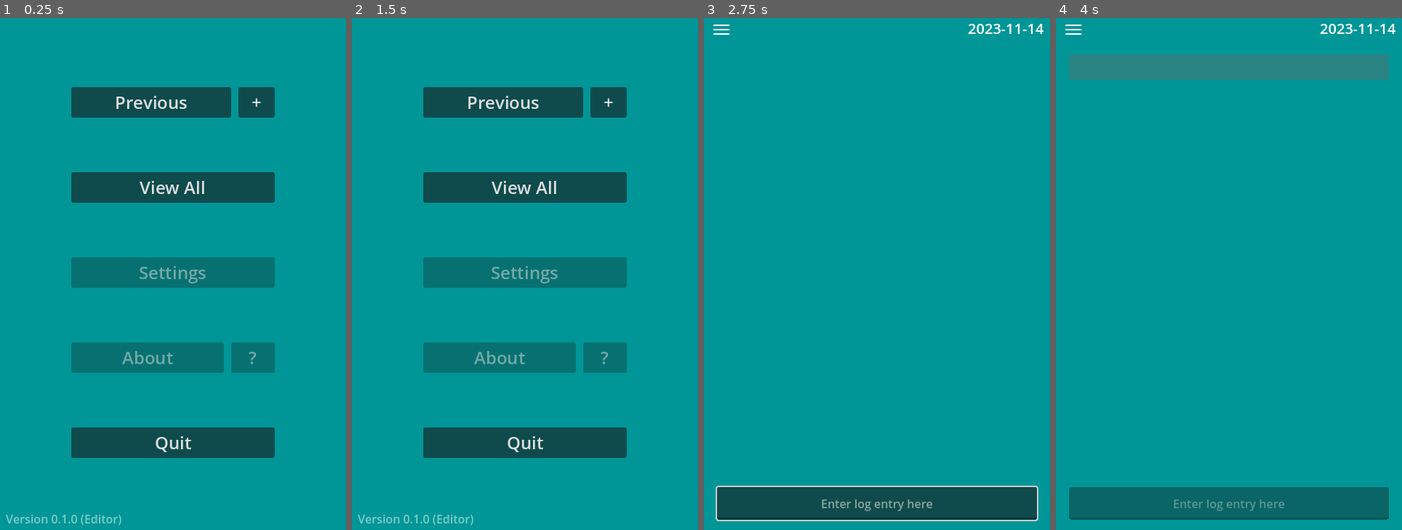
Above: before the commit, frames 1-4 (left to right).
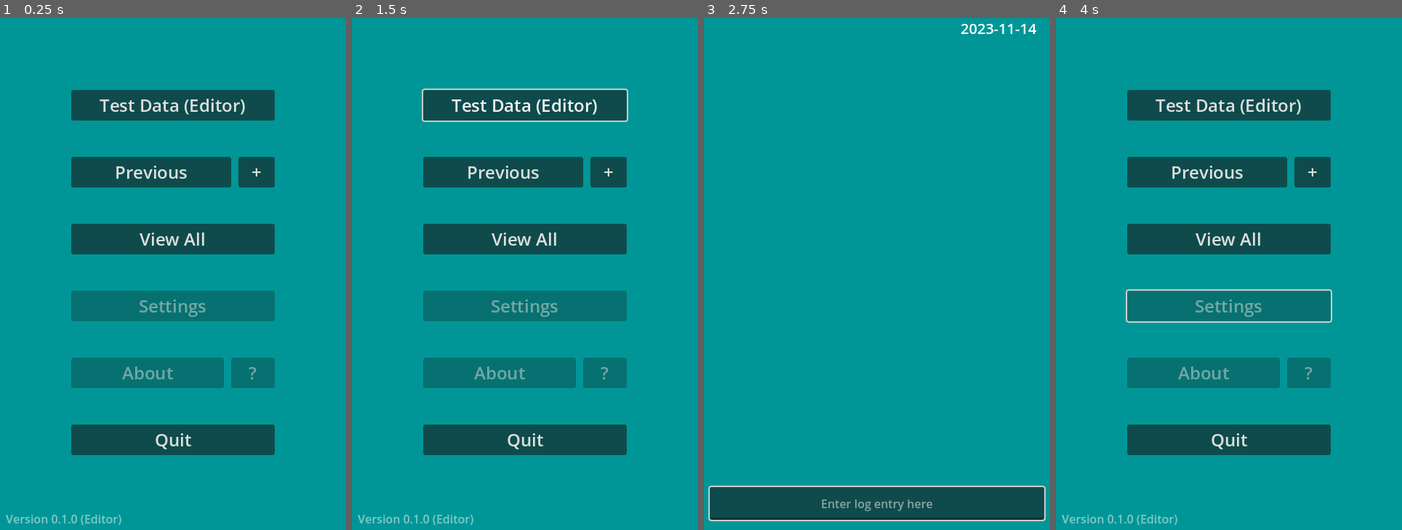
Above: after the commit, the same moments.

Repository: sandorex/timelogger
Game: Godot game, scene res://scenes/ui/menu.tscn
Same seed, same stepped clock (60 frames per second), same inputs: the game is played once before the commit and once after it.
Inputs (mouse positions are in pixels of both pictures, inside the frame that each line leads up to):
- Up to frame 1 (0.25 s): no input
- Up to frame 2 (1.5 s): click (525, 105) at 0.5 s, where only the run after the commit has a clickable "Test Data (Editor)"; click (369, 28) at 1.27 s
- Up to frame 3 (2.75 s): click "Previous" at 2 s
- Up to frame 4 (4 s): tap Enter (enter) at 2.75, 3.6 s; move the mouse to (1305, 248) at 2.77 s; hold Enter (enter) 2.78-3.53 s; click (1305, 248) at 2.92 s; tap Space at 3.5 s; move the mouse to (1159, 299) at 3.52 s; hold Escape (back, bound only after the commit) from 3.53 s (still down); click (1159, 299) at 3.67 s

The runs differ from the first frame. In frame 1, 20% of the frame differs, in the area x 20-80%, y 13-86%; in frame 2, 20%; in frame 3, 0.7%; in frame 4, 32%, in the area x 1-99%, y 1-100%.

Commit message:
Removed buttons and adapted to right click back on PC

Diff:
--- a/autoload/globals.gd
+++ b/autoload/globals.gd
@@ -1,4 +1,4 @@
-extends Node
+extends Node2D
 
 var SCENE_MENU := load("res://scenes/ui/menu.tscn")
 var SCENE_VIEW_CALENDAR := load("res://scenes/ui/view_calendar.tscn")
@@ -12,5 +12,29 @@
 var calendar: LogCalendar
 var collection: LogCollection
 
+var scene_back: PackedScene
+
+func _notification(what: int) -> void:
+	match what:
+		# go to menu on back button
+		NOTIFICATION_WM_GO_BACK_REQUEST:
+			self.go_back()
+
+		# do not waste resources when window is not focused
+		NOTIFICATION_WM_WINDOW_FOCUS_IN:
+			get_tree().paused = false
+		NOTIFICATION_WM_WINDOW_FOCUS_OUT:
+			get_tree().paused = true
+
 func _init() -> void:
 	self.calendar = LogCalendar.try_to_load_saved()
+
+func go_back() -> void:
+	# go back if set or default to menu
+	if self.scene_back:
+		get_tree().change_scene_to_packed.call_deferred(self.scene_back)
+	else:
+		get_tree().change_scene_to_packed.call_deferred(self.SCENE_MENU)
+
+	# reset after use
+	self.scene_back = null
--- a/project.godot
+++ b/project.godot
@@ -38,11 +38,21 @@
 window/handheld/orientation=1
 window/ios/allow_high_refresh_rate=false
 
+[filesystem]
+
+import/blender/enabled=false
+
 [input]
 
 enter={
 "deadzone": 0.5,
 "events": [Object(InputEventKey,"resource_local_to_scene":false,"resource_name":"","device":-1,"window_id":0,"alt_press …(182 unchanged characters)…
+]
+}
+back={
+"deadzone": 0.5,
+"events": [Object(InputEventKey,"resource_local_to_scene":false,"resource_name":"","device":-1,"window_id":0,"alt_pressed":false,"shift_pressed":false,"ctrl_pressed":false,"meta_pressed":false,"pressed":false,"keycode":0,"physical_keycode":4194305,"key_label":0,"unicode":0,"echo":false,"script":null)
+, Object(InputEventMouseButton,"resource_local_to_scene":false,"resource_name":"","device":-1,"window_id":0,"alt_pressed":false,"shift_pressed":false,"ctrl_pressed":false,"meta_pressed":false,"button_mask":2,"position":Vector2(63, 12),"global_position":Vector2(67, 53),"factor":1.0,"button_index":2,"canceled":false,"pressed":true,"double_click":false,"script":null)
 ]
 }
 
--- a/scenes/ui/edit_collection.gd
+++ b/scenes/ui/edit_collection.gd
@@ -9,8 +9,6 @@
 
 func _init() -> void:
 	Globals.collection.log_entry_added.connect(self._on_log_added)
-
-	# TODO set size so android phones with cutouts or cameras show nicely
 
 func _ready() -> void:
 	self.date_label.text = Globals.collection.name
@@ -30,9 +28,11 @@
 		self.line_edit.visible = false
 		self.time_elapsed_label.visible = false
 
-		# just in case disable key press actions
-		self.set_process_input(false)
+		# just in case disable process
 		self.set_process(false)
+
+		# go back to view all instead of menu
+		Globals.scene_back = Globals.SCENE_VIEW_CALENDAR
 
 func _on_log_added(new_log: LogEntry) -> void:
 	self.container.add_child(Globals.SCENE_UI_LOG_ENTRY_CONTROL.instantiate().init_from(new_log))
@@ -50,15 +50,12 @@
 func _process(_delta: float) -> void:
 	self.refresh_screen()
 
-	# adapt to virtual keyboard
-	if DisplayServer.has_feature(DisplayServer.FEATURE_VIRTUAL_KEYBOARD):
-		var keyboard_height := DisplayServer.virtual_keyboard_get_height()
-		self.size.y = get_viewport_rect().size.y - keyboard_height / get_viewport_transform().get_scale().y
-
 func _input(event: InputEvent) -> void:
-	if event.is_pressed() and event.is_action("enter"):
+	if event.is_action_pressed("enter"):
 		if self.line_edit.text:
 			self.push_log()
+	elif event.is_action_pressed("back"):
+		Globals.go_back()
 
 func push_log() -> void:
 	Globals.collection.add(LogEntry.create_entry(self.line_edit.text))
@@ -71,11 +68,3 @@
 		self.line_edit.modulate.a = 0.65
 	else:
 		self.line_edit.modulate.a = 1
-
-func _on_menu_button_pressed() -> void:
-	if self.editable:
-		get_tree().change_scene_to_packed.call_deferred(Globals.SCENE_MENU)
-	else:
-		# TODO FIXME: this is hacky and will bite me in the arse later
-		# this should go to previous screen but im lazy to do that right now
-		get_tree().change_scene_to_packed.call_deferred(Globals.SCENE_VIEW_CALENDAR)
--- a/scenes/ui/edit_collection.tscn
+++ b/scenes/ui/edit_collection.tscn
@@ -1,8 +1,7 @@
-[gd_scene load_steps=4 format=3 uid="uid://b14lfx64ryd0i"]
+[gd_scene load_steps=3 format=3 uid="uid://b14lfx64ryd0i"]
 
 [ext_resource type="Script" path="res://scenes/ui/edit_collection.gd" id="1_sqlp7"]
-[ext_resource type="Texture2D" uid="uid://1mr7to6xqpmg" path="res://icons/ic_action_menu.png" id="2_15blo"]
-[ext_resource type="PackedScene" uid="uid://b225g3blbdrdd" path="res://scenes/notification_receiver.tscn" id="3_4io0y"]
+[ext_resource type="PackedScene" uid="uid://gogrtkussupq" path="res://scenes/viewport_manager.tscn" id="4_5r06b"]
 
 [node name="EditCollection" type="Control"]
 layout_mode = 3
@@ -11,6 +10,8 @@
 anchor_bottom = 1.0
 grow_horizontal = 2
 grow_vertical = 2
+size_flags_horizontal = 3
+size_flags_vertical = 3
 script = ExtResource("1_sqlp7")
 
 [node name="ColorRect" type="ColorRect" parent="."]
@@ -26,17 +27,12 @@
 [node name="TimeElapsedLabel" type="Label" parent="."]
 unique_name_in_owner = true
 layout_mode = 1
-anchors_preset = 5
-anchor_left = 0.5
-anchor_right = 0.5
-offset_left = -66.0
+offset_left = 20.0
 offset_top = 10.0
-offset_right = 66.0
-offset_bottom = 33.0
-grow_horizontal = 2
+offset_right = 152.0
+offset_bottom = 38.0
 theme_override_font_sizes/font_size = 20
 text = "99h 99m 99s"
-horizontal_alignment = 1
 
 [node name="DateLabel" type="Label" parent="."]
 unique_name_in_owner = true
@@ -44,9 +40,9 @@
 anchors_preset = 1
 anchor_left = 1.0
 anchor_right = 1.0
-offset_left = -142.0
+offset_left = -152.0
 offset_top = 10.0
-offset_right = -10.0
+offset_right = -20.0
 offset_bottom = 41.0
 grow_horizontal = 0
 theme_override_font_sizes/font_size = 20
@@ -71,38 +67,32 @@
 size_flags_horizontal = 3
 size_flags_vertical = 3
 
-[node name="LineEdit" type="LineEdit" parent="."]
-unique_name_in_owner = true
-custom_minimum_size = Vector2(0, 45)
+[node name="HBoxContainer" type="HBoxContainer" parent="."]
 layout_mode = 1
-anchors_preset = -1
-anchor_top = 0.929
+anchors_preset = 12
+anchor_top = 1.0
 anchor_right = 1.0
 anchor_bottom = 1.0
-offset_left = 20.0
-offset_top = 0.119995
-offset_right = -20.0
+offset_left = 10.0
+offset_top = -65.0
+offset_right = -10.0
 offset_bottom = -20.0
 grow_horizontal = 2
 grow_vertical = 0
+theme_override_constants/separation = 10
+
+[node name="LineEdit" type="LineEdit" parent="HBoxContainer"]
+unique_name_in_owner = true
+layout_mode = 2
 size_flags_horizontal = 3
 placeholder_text = "Enter log entry here"
 alignment = 1
 max_length = 40
+context_menu_enabled = false
 middle_mouse_paste_enabled = false
 caret_blink = true
 
-[node name="MenuButton" type="Button" parent="."]
-layout_mode = 0
-offset_left = 10.0
-offset_top = 10.0
-offset_right = 90.0
-offset_bottom = 90.0
-scale = Vector2(0.4, 0.4)
-icon = ExtResource("2_15blo")
-flat = true
+[node name="ViewportManager" parent="." node_paths=PackedStringArray("node") instance=ExtResource("4_5r06b")]
+node = NodePath("..")
 
-[node name="NotificationReceiver" parent="." instance=ExtResource("3_4io0y")]
-
-[connection signal="text_changed" from="LineEdit" to="." method="_on_line_edit_text_changed"]
-[connection signal="pressed" from="MenuButton" to="." method="_on_menu_button_pressed"]
+[connection signal="text_changed" from="HBoxContainer/LineEdit" to="." method="_on_line_edit_text_changed"]
--- a/scenes/ui/menu.gd
+++ b/scenes/ui/menu.gd
@@ -1,6 +1,7 @@
 extends Control
 
 @onready var version_label: Label = %VersionLabel
+@onready var test_button: Button = %TestButton
 
 func _notification(what: int) -> void:
 	match what:
@@ -13,6 +14,7 @@
 
 	if OS.has_feature("editor"):
 		self.version_label.text += " (Editor)"
+		self.test_button.visible = true
 	elif OS.has_feature("debug"):
 		self.version_label.text += " (Debug)"
 
@@ -39,3 +41,7 @@
 
 func _on_quit_button_pressed() -> void:
 	get_tree().quit()
+
+func _on_test_button_pressed() -> void:
+	print("unimplemented atm..")
+	# TODO do test data so i can test without waiting
--- a/scenes/ui/menu.tscn
+++ b/scenes/ui/menu.tscn
@@ -47,7 +47,15 @@
 offset_bottom = -340.0
 grow_horizontal = 2
 grow_vertical = 2
-theme_override_constants/separation = 75
+theme_override_constants/separation = 50
+
+[node name="TestButton" type="Button" parent="VBoxContainer"]
+unique_name_in_owner = true
+visible = false
+layout_mode = 2
+size_flags_horizontal = 3
+theme_override_font_sizes/font_size = 24
+text = "Test Data (Editor)"
 
 [node name="HBoxContainer" type="HBoxContainer" parent="VBoxContainer"]
 layout_mode = 2
@@ -100,6 +108,7 @@
 theme_override_font_sizes/font_size = 24
 text = "Quit"
 
+[connection signal="pressed" from="VBoxContainer/TestButton" to="." method="_on_test_button_pressed"]
 [connection signal="pressed" from="VBoxContainer/HBoxContainer/LastButton" to="." method="_on_last_button_pressed"]
 [connection signal="pressed" from="VBoxContainer/HBoxContainer/NewButton" to="." method="_on_new_button_pressed"]
 [connection signal="pressed" from="VBoxContainer/ViewAllButton" to="." method="_on_view_all_button_pressed"]
--- a/scenes/ui/view_calendar.gd
+++ b/scenes/ui/view_calendar.gd
@@ -6,5 +6,6 @@
 	for collection: LogCollection in Globals.calendar.log_collections:
 		container.add_child(Globals.SCENE_UI_LOG_COLLECTION_CONTROL.instantiate().init_from(collection))
 
-func _on_menu_button_pressed() -> void:
-	get_tree().change_scene_to_packed.call_deferred(Globals.SCENE_MENU)
+func _unhandled_input(event: InputEvent) -> void:
+	if event.is_action_pressed("back"):
+		Globals.go_back()
--- a/scenes/ui/view_calendar.tscn
+++ b/scenes/ui/view_calendar.tscn
@@ -1,7 +1,7 @@
 [gd_scene load_steps=3 format=3 uid="uid://dsucl8c7rojdl"]
 
 [ext_resource type="Script" path="res://scenes/ui/view_calendar.gd" id="1_huaej"]
-[ext_resource type="Texture2D" uid="uid://1mr7to6xqpmg" path="res://icons/ic_action_menu.png" id="2_bl5x1"]
+[ext_resource type="PackedScene" uid="uid://gogrtkussupq" path="res://scenes/viewport_manager.tscn" id="3_n5u42"]
 
 [node name="ViewCalendar" type="Control"]
 layout_mode = 3
@@ -18,21 +18,13 @@
 anchors_preset = 15
 anchor_right = 1.0
 anchor_bottom = 1.0
+offset_top = -50.0
+offset_bottom = 50.0
 grow_horizontal = 2
 grow_vertical = 2
 mouse_filter = 2
 color = Color(3.85046e-07, 0.58805, 0.590802, 1)
 metadata/_edit_lock_ = true
-
-[node name="MenuButton" type="Button" parent="."]
-layout_mode = 0
-offset_left = 10.0
-offset_top = 10.0
-offset_right = 90.0
-offset_bottom = 90.0
-scale = Vector2(0.4, 0.4)
-icon = ExtResource("2_bl5x1")
-flat = true
 
 [node name="ScrollContainer" type="ScrollContainer" parent="."]
 layout_mode = 1
@@ -57,12 +49,14 @@
 anchors_preset = 5
 anchor_left = 0.5
 anchor_right = 0.5
-offset_left = -70.0
+offset_left = -79.0
 offset_top = 10.0
-offset_right = 70.0
-offset_bottom = 33.0
+offset_right = 79.0
+offset_bottom = 36.0
 grow_horizontal = 2
 theme_override_font_sizes/font_size = 18
 text = "All Log Collections"
 
-[connection signal="pressed" from="MenuButton" to="." method="_on_menu_button_pressed"]
+[node name="ViewportManager" parent="." node_paths=PackedStringArray("node") instance=ExtResource("3_n5u42")]
+node = NodePath("..")
+adapt_notch = true
--- /dev/null
+++ b/scenes/viewport_manager.gd
@@ -0,0 +1,28 @@
+extends Node
+
+# changes control node size to adapt to android
+
+@export var node: Control
+@export var adapt_notch: bool = false
+
+var default_size: Vector2
+
+func _ready() -> void:
+	# adapt to virtual keyboard only when available
+	self.set_process(DisplayServer.has_feature(DisplayServer.FEATURE_VIRTUAL_KEYBOARD))
+
+	# adapt to notch cutout on android
+	if OS.has_feature("android") and self.adapt_notch:
+		var notch_height := DisplayServer.get_display_safe_area().position.y / self.node.get_viewport_transform().get_scale().y
+		self.node.set_deferred("size.y", self.node.size.y - notch_height)
+		#self.node.size.y -= notch_height
+		self.node.position.y = notch_height
+
+	# save node size
+	self.default_size = self.node.size
+
+func _process(_delta: float):
+	# NOTE: this code responds to keyboard show / hide and resized the node accordingly
+	# the viewport may be scaled so divide by scale
+	var keyboard_height := DisplayServer.virtual_keyboard_get_height() / self.node.get_viewport_transform().get_scale().y
+	self.node.size.y = self.default_size.y - keyboard_height
--- /dev/null
+++ b/scenes/viewport_manager.tscn
@@ -0,0 +1,6 @@
+[gd_scene load_steps=2 format=3 uid="uid://gogrtkussupq"]
+
+[ext_resource type="Script" path="res://scenes/viewport_manager.gd" id="1_2nour"]
+
+[node name="ViewportManager" type="Node"]
+script = ExtResource("1_2nour")
Not shown, changed: export_presets.cfg
